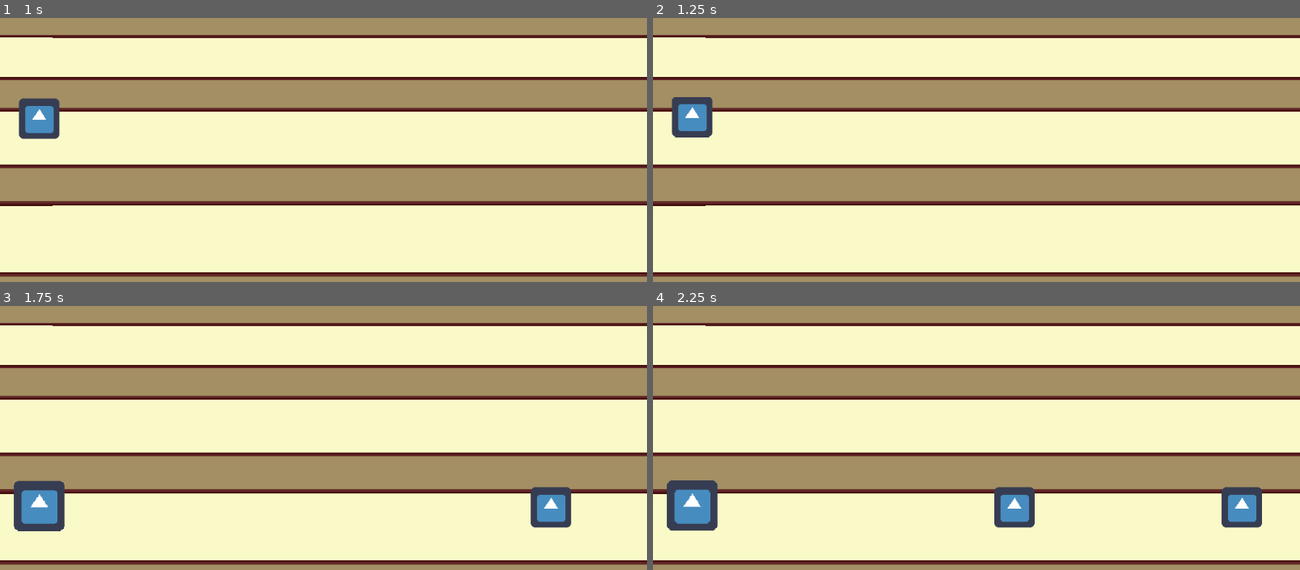
Above: before the commit, frames 1-4 (two rows, left to right).
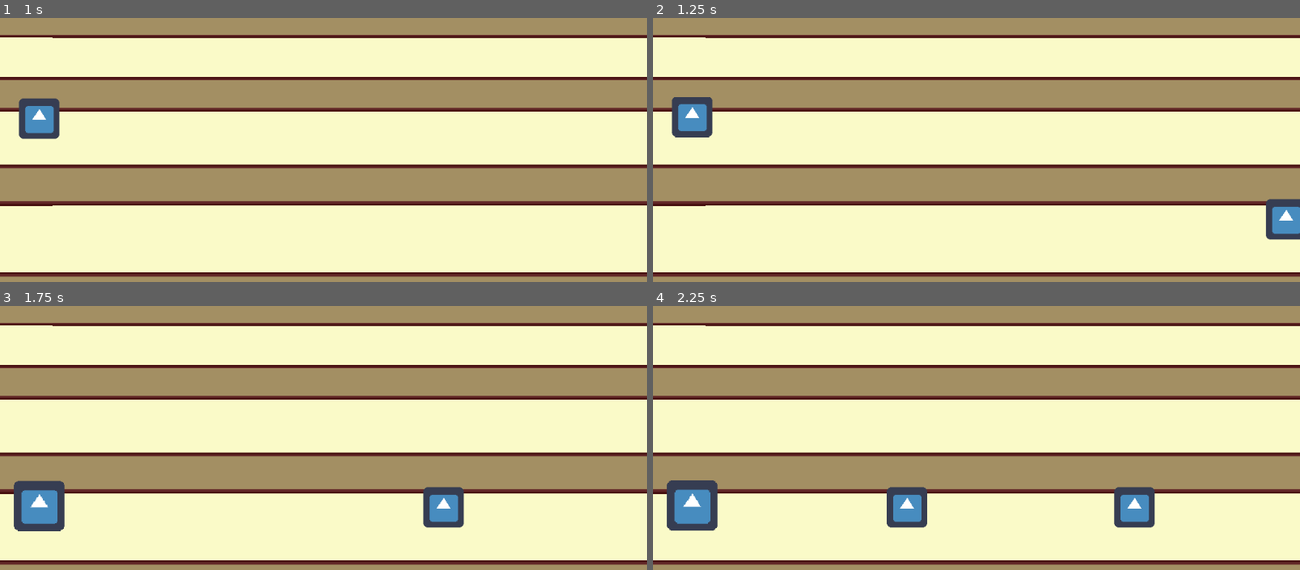
Above: after the commit, the same moments.

Repository: ayylol/ProjectTransitions
Game: Godot game, scene res://quiz_game/runner.tscn
The game is run twice, just before and just after one commit, with the same random seed, the same clock (stepped at 60 frames per second) and the same inputs. This scene is started directly instead of the project's main scene. The engine's default icon, where the game draws it, is replaced by a stand-in: a white triangle on a blue panel in a dark square.
Inputs:
- Up to frame 1 (1 s): hold D (right) from 0.53 s (still down)
- Up to frame 2 (1.25 s): keep holding D (right)
- Up to frame 3 (1.75 s): release D (right) at 1.28 s; hold S (down) from 1.28 s (still down)
- Up to frame 4 (2.25 s): release S (down) at 2.03 s; hold D (right) from 2.03 s (still down)

Frame 1 is identical in both runs. In frame 2, 0.8% of the frame differs, in the area x 94-100%, y 68-85%; in frame 3, 2.0%; in frame 4, 3.9%, in the area x 36-95%, y 68-85%.

Commit message:
questions now synced with obstacles

Diff:
--- a/quiz_game/Lane.tscn
+++ b/quiz_game/Lane.tscn
@@ -6,7 +6,7 @@
 script = ExtResource( 1 )
 
 [node name="SpawnPoint" type="Node2D" parent="."]
-position = Vector2( 1500, 0 )
+position = Vector2( 1000, 0 )
 
 [node name="Text" type="Node2D" parent="."]
 visible = false
--- a/quiz_game/Lanes.gd
+++ b/quiz_game/Lanes.gd
@@ -11,6 +11,7 @@
 	[false,true,true],
 ]
 
+var _active_obstacles = 0
 var _last_pattern = 0
 
 onready var label = $Label
@@ -25,6 +26,10 @@
 		lane.show_text(answers[i])
 		i+=1
 
+func _on_ObstacleTrash_area_entered(area):
+	if area.is_in_group("Trashable"):
+		_active_obstacles-=1
+		area.queue_free()
 
 func _on_Runner_chose_answer(answer):
 	label.hide()
@@ -49,5 +54,12 @@
 	var k = 0
 	for lane in lanes:
 		if pattern[k]:
+			_active_obstacles+=1
 			lane.spawn(10)
 		k+=1
+
+func start_obstacles():
+	obstacle_timer.start()
+
+func stop_obstacles():
+	obstacle_timer.stop()
--- a/quiz_game/RunnerManager.gd
+++ b/quiz_game/RunnerManager.gd
@@ -43,15 +43,11 @@
 		player_lane = next_lane
 	player.move_to(lanes[player_lane].position, [0.75,1,1.25][player_lane])
 
-func _on_ObstacleTrash_area_entered(area):
-	if area.is_in_group("Trashable"):
-		area.queue_free()
-
-
 func _on_Player_answer_question():
 	answer_question()
 	question_timer.start()
-
+	lane_parent.start_obstacles()
 
 func _on_QuestionTimer_timeout():
+	lane_parent.stop_obstacles()
 	show_question()
--- a/quiz_game/runner.tscn
+++ b/quiz_game/runner.tscn
@@ -6,6 +6,9 @@
 [ext_resource path="res://resources/frame.png" type="Texture" id=4]
 [ext_resource path="res://quiz_game/Lane.tscn" type="PackedScene" id=5]
 [ext_resource path="res://quiz_game/Lanes.gd" type="Script" id=6]
+
+[sub_resource type="RectangleShape2D" id=4]
+extents = Vector2( 200, 400 )
 
 [sub_resource type="RectangleShape2D" id=1]
 extents = Vector2( 32.5, 32.5 )
@@ -40,9 +43,6 @@
 "update": 0,
 "values": [ Vector2( 0, 0 ), Vector2( 0, -5 ), Vector2( 0, 0 ) ]
 }
-
-[sub_resource type="RectangleShape2D" id=4]
-extents = Vector2( 200, 400 )
 
 [node name="Runner" type="Node2D"]
 script = ExtResource( 3 )
@@ -93,6 +93,12 @@
 wait_time = 0.6
 autostart = true
 
+[node name="ObstacleTrash" type="Area2D" parent="Lanes"]
+position = Vector2( -1000, 0 )
+
+[node name="CollisionShape2D" type="CollisionShape2D" parent="Lanes/ObstacleTrash"]
+shape = SubResource( 4 )
+
 [node name="Player" type="KinematicBody2D" parent="." groups=["Player"]]
 script = ExtResource( 2 )
 
@@ -110,22 +116,16 @@
 anims/RESET = SubResource( 2 )
 anims/Run = SubResource( 3 )
 
-[node name="ObstacleTrash" type="Area2D" parent="."]
-position = Vector2( -1000, 0 )
-
-[node name="CollisionShape2D" type="CollisionShape2D" parent="ObstacleTrash"]
-shape = SubResource( 4 )
-
 [node name="QuestionTimer" type="Timer" parent="."]
-wait_time = 20.0
+wait_time = 10.0
 one_shot = true
 autostart = true
 
 [connection signal="chose_answer" from="." to="Lanes" method="_on_Runner_chose_answer"]
 [connection signal="show_question" from="." to="Lanes" method="_on_Runner_show_question"]
 [connection signal="timeout" from="Lanes/ObstacleTimer" to="Lanes" method="spawn_obstacles"]
+[connection signal="area_entered" from="Lanes/ObstacleTrash" to="Lanes" method="_on_ObstacleTrash_area_entered"]
 [connection signal="answer_question" from="Player" to="." method="_on_Player_answer_question"]
 [connection signal="moving" from="Player" to="." method="_on_Player_moving"]
 [connection signal="tween_all_completed" from="Player/MoveTween" to="Player" method="_on_MoveTween_tween_all_completed"]
-[connection signal="area_entered" from="ObstacleTrash" to="." method="_on_ObstacleTrash_area_entered"]
 [connection signal="timeout" from="QuestionTimer" to="." method="_on_QuestionTimer_timeout"]
